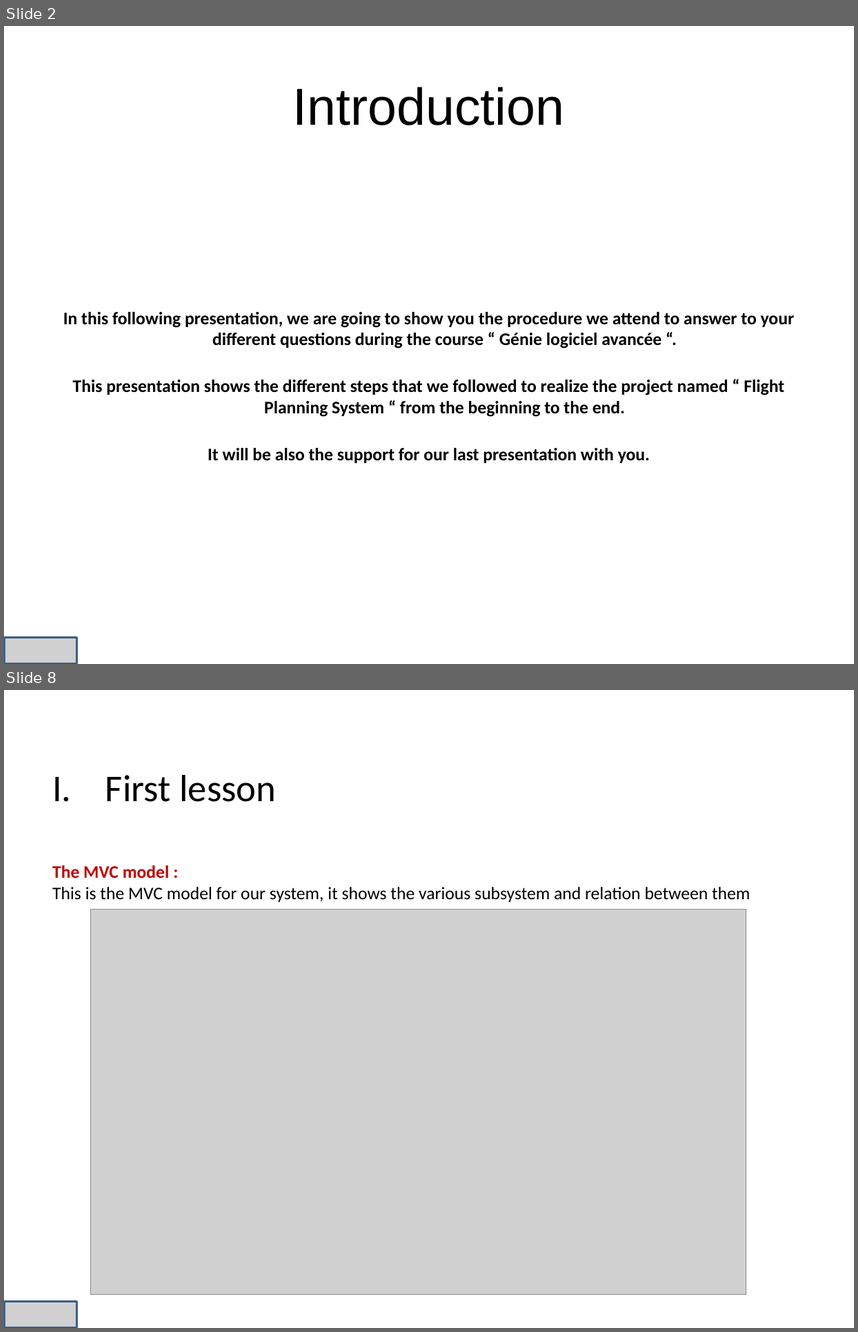
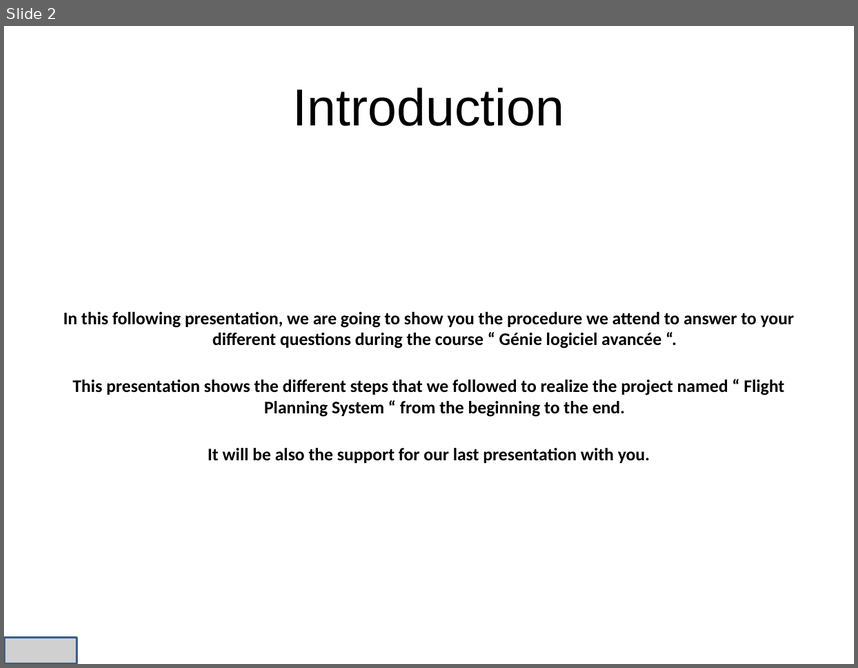
Before and after one commit to niss93/Preplane, a slide deck: Presentation.pptx. Shown one above the other, each under a label of ours: slides 2 and 8 before the commit, slide 2 after it; the slides between them are not shown. The pictures are 858x1332 and 858x668 pixels, drawn with LibreOffice and Linux fonts; fonts in the diff are those of the drawing; grey boxes stand for pictures; background and template pictures are left out. Boxes give left, top, right and bottom in pixels: in the first picture for what was removed or moved away, otherwise in the second. Text is boxed around its words. In the diff, an @@ line names an element or a change of style, - is before the commit and + after.

```diff
--- a/Presentation.pptx
+++ b/Presentation.pptx
@@ slide 8 removed at [4,690,854,1328], background picture (left out) @@
@@ text removed at [105,775,276,802] @@
-I. First lesson
@@ text removed at [52,865,750,902] @@
-The MVC model :
-This is the MVC model for our system, it shows the various subsystem and relation between them
@@ picture removed at [91,909,747,1294] @@
@@ picture removed at [4,1301,77,1328] @@
```
Also in this commit, not shown: 7 slides changed, 5 slides added, 7 other slides removed, 3 other files.
